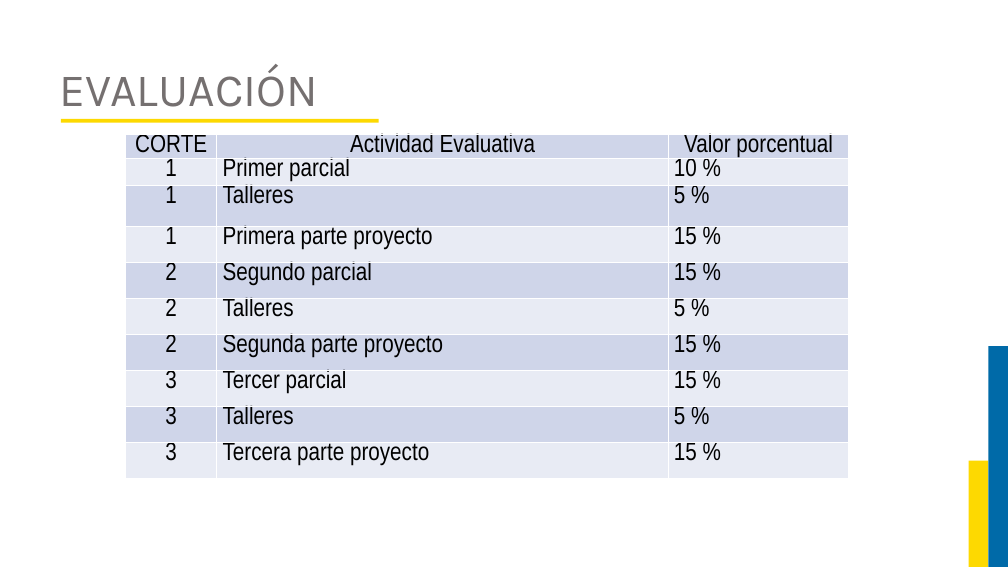
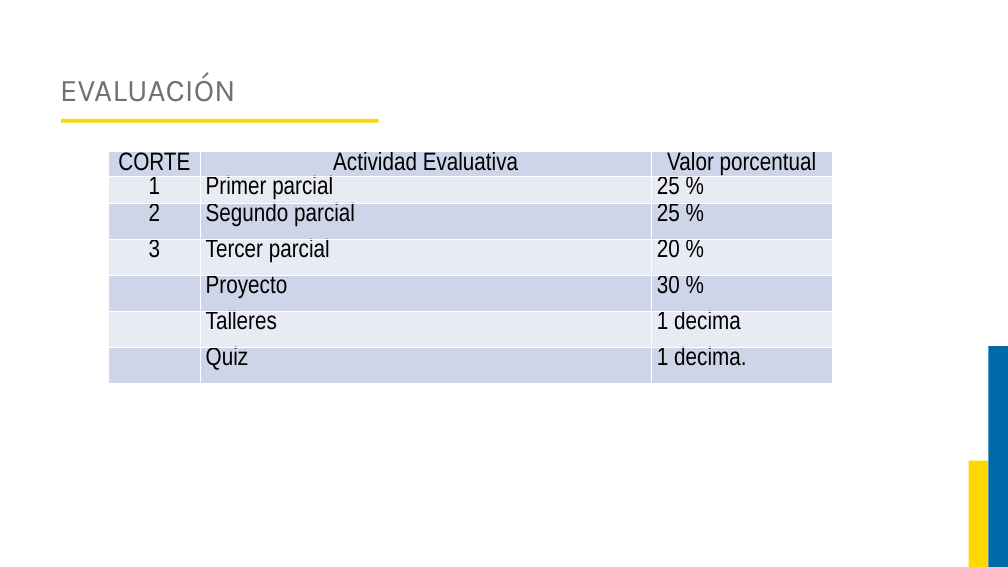
Before and after one commit to JorgeAlejandroAguirreGutierrez/proyecto-luis, a slide deck: slide 6 of Curso Base de Datos 2/Diapositivas.pptx. Drawn at 1008x567 pixels with LibreOffice and Linux fonts; fonts in the diff are those of the drawing; background and template pictures are left out. Boxes give left, top, right and bottom in pixels: in the first picture for what was removed or moved away, otherwise in the second. Text is boxed around its words. In the diff, an @@ line names an element or a change of style, - is before the commit and + after.

```diff
--- a/Curso Base de Datos 2/Diapositivas.pptx
+++ b/Curso Base de Datos 2/Diapositivas.pptx
@@ title "EVALUACIÓN" at (60,73,236,102): size 44 to 30 pt @@
@@ table at (109,152,833,392) @@
-row 2: 1 | Primer parcial | 10 %
-row 3: 1 | Talleres | 5 %
-row 4: 1 | Primera parte proyecto | 15 %
-row 5: 2 | Segundo parcial | 15 %
-row 6: 2 | Talleres | 5 %
-row 7: 2 | Segunda parte proyecto | 15 %
-row 8: 3 | Tercer parcial | 15 %
-row 9: 3 | Talleres | 5 %
-row 10: 3 | Tercera parte proyecto | 15 %
+row 2: 1 | Primer parcial | 25 %
+row 3: 2 | Segundo parcial | 25 %
+row 4: 3 | Tercer parcial | 20 %
+row 5:  | Proyecto | 30 %
+row 6:  | Talleres | 1 decima
+row 7:  | Quiz | 1 decima.
@@ table: place and size @@
-table at (126,135,849,488)
+table at (109,152,833,392)
```
Also in this commit, not shown: 2 other slides changed, 9 slides added, 1 other file.
